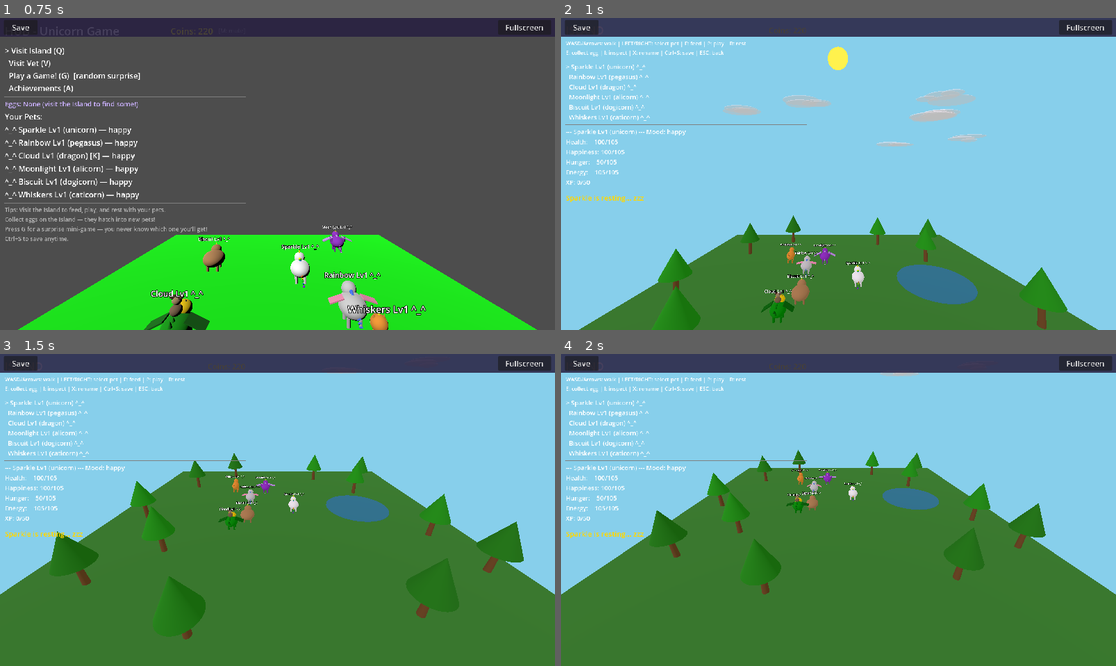
Above: before the commit, frames 1-4 (two rows, left to right).
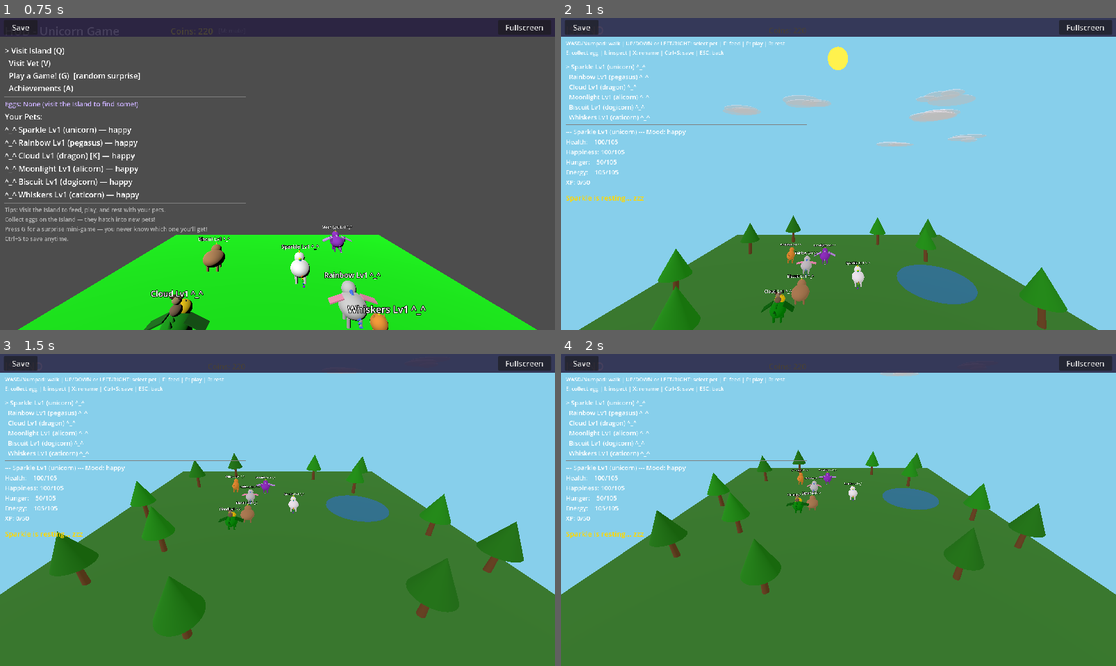
Above: after the commit, the same moments.

Repository: cooneycw/unicorn-game
Game: Godot game, scene res://scenes/Main.tscn
Same seed, same stepped clock (60 frames per second), same inputs: the game is played once before the commit and once after it.
Inputs:
- Up to frame 1 (0.75 s): tap Enter at 0.5 s; hold Right from 0.53 s (still down); hold Ctrl from 0.53 s (still down)
- Up to frame 2 (1 s): keep holding Right; keep holding Ctrl; tap Space at 0.77 s; tap R at 0.8 s
- Up to frame 3 (1.5 s): tap Space at 1.07 s; release Right at 1.28 s; release Ctrl at 1.28 s; hold S from 1.28 s (still down); tap R at 1.35 s
- Up to frame 4 (2 s): keep holding S; tap Space at 1.52, 1.82 s; tap Ctrl at 1.55 s

Frame 1 is identical in both runs. In frame 2, 0.2% of the frame differs, in the area x 0-41%, y 7-35%; in frame 3, 0.2%; in frame 4, 0.2%.

Commit message:
fix: add ScrollContainer and UP/DOWN pet selection on Island (Closes #16)
Pet list UI now wraps in a ScrollContainer so content remains reachable
when many pets exist. UP/DOWN arrow keys now select pets (vertical list
navigation) while WASD/Numpad retain camera movement.

Co-Authored-By: Claude Opus 4.6 <noreply@anthropic.com>

Diff:
--- a/scripts/Island.gd
+++ b/scripts/Island.gd
@@ -13,6 +13,7 @@
 var _pet_list_label: Label
 var _instructions_label: Label
 var _feedback_timer: float = 0.0
+var _scroll_container: ScrollContainer
 
 # Action cooldown to prevent exploits (e.g. holding P+R or rapid tapping)
 var _action_cooldown: float = 0.0
@@ -303,11 +304,17 @@
 	ui.name = "UI"
 	add_child(ui)
 
-	# Main vertical layout — no more overlapping absolute positions
+	# Scroll container so the pet list + stats can be scrolled when overflowing
+	_scroll_container = ScrollContainer.new()
+	_scroll_container.position = Vector2(10, 10)
+	_scroll_container.size = Vector2(500, 600)
+	_scroll_container.horizontal_scroll_mode = ScrollContainer.SCROLL_MODE_DISABLED
+	ui.add_child(_scroll_container)
+
+	# Main vertical layout
 	var vbox = VBoxContainer.new()
-	vbox.position = Vector2(10, 10)
-	vbox.size = Vector2(500, 600)
-	ui.add_child(vbox)
+	vbox.size_flags_horizontal = Control.SIZE_EXPAND_FILL
+	_scroll_container.add_child(vbox)
 
 	# Title row with coins
 	var title_row = HBoxContainer.new()
@@ -330,7 +337,7 @@
 
 	# Instructions — split into two lines so they don't overflow
 	_instructions_label = Label.new()
-	_instructions_label.text = "WASD/Arrows: walk | LEFT/RIGHT: select pet | F: feed | P: play | R: rest\nE: collect egg | I: inspect | X: rename | Ctrl+S: save | ESC: back"
+	_instructions_label.text = "WASD/Numpad: walk | UP/DOWN or LEFT/RIGHT: select pet | F: feed | P: play | R: rest\nE: collect egg | I: inspect | X: rename | Ctrl+S: save | ESC: back"
 	_instructions_label.add_theme_font_size_override("font_size", 11)
 	vbox.add_child(_instructions_label)
 
@@ -473,9 +480,9 @@
 
 	# WASD + Numpad + Arrow camera movement
 	var move_dir = Vector3.ZERO
-	if Input.is_key_pressed(KEY_W) or Input.is_key_pressed(KEY_KP_8) or Input.is_key_pressed(KEY_UP):
+	if Input.is_key_pressed(KEY_W) or Input.is_key_pressed(KEY_KP_8):
 		move_dir.z -= 1
-	if (Input.is_key_pressed(KEY_S) and not Input.is_key_pressed(KEY_CTRL)) or Input.is_key_pressed(KEY_KP_2) or Input.is_key_pressed(KEY_DOWN):
+	if (Input.is_key_pressed(KEY_S) and not Input.is_key_pressed(KEY_CTRL)) or Input.is_key_pressed(KEY_KP_2):
 		move_dir.z += 1
 	if Input.is_key_pressed(KEY_A) or Input.is_key_pressed(KEY_KP_4):
 		move_dir.x -= 1
@@ -718,7 +725,7 @@
 			_show_feedback("Game saved!")
 			return
 
-		if event.keycode == KEY_LEFT:
+		if event.keycode == KEY_LEFT or event.keycode == KEY_UP:
 			selected_pet_index = max(0, selected_pet_index - 1)
 			_highlight_selected()
 			_update_stats_display()
@@ -726,7 +733,7 @@
 				audio_manager.play_sfx("menu_navigate")
 			return
 
-		if event.keycode == KEY_RIGHT:
+		if event.keycode == KEY_RIGHT or event.keycode == KEY_DOWN:
 			selected_pet_index = min(pet_ids.size() - 1, selected_pet_index + 1)
 			_highlight_selected()
 			_update_stats_display()
